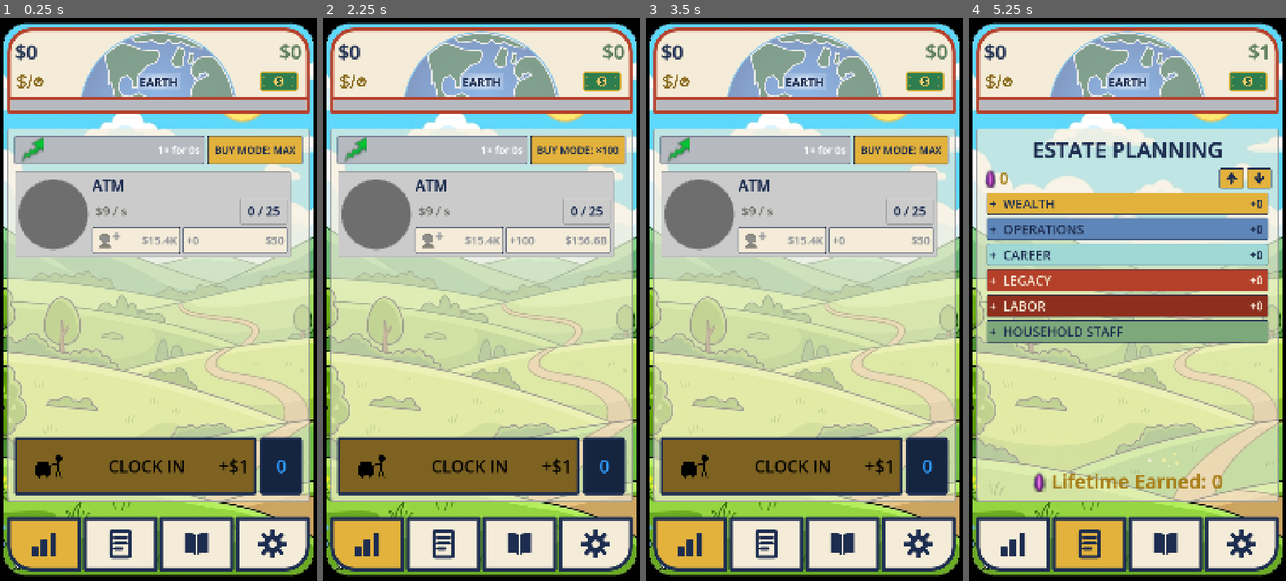
Above: before the commit, frames 1-4 (left to right).
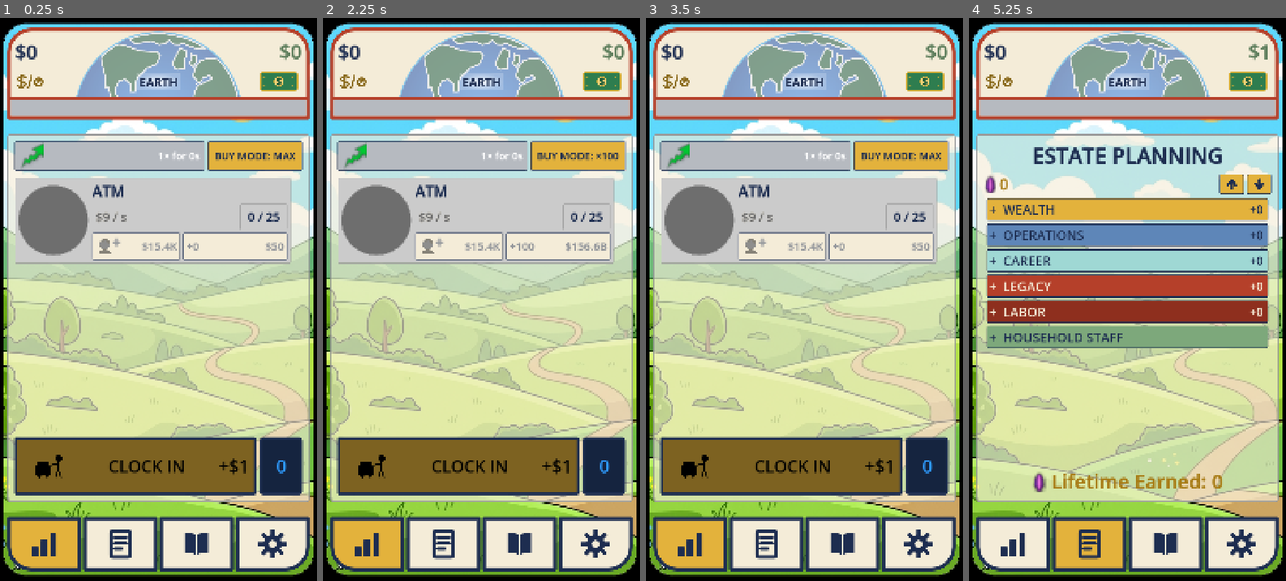
Above: after the commit, the same moments.

Repository: TimGoergen/american-tycoon
Game: Godot game, scene res://Main.tscn
The game is run twice, just before and just after one commit, with the same random seed, the same clock (stepped at 60 frames per second) and the same inputs.
Inputs (mouse positions are in pixels of both pictures, inside the frame that each line leads up to):
- Up to frame 1 (0.25 s): no input
- Up to frame 2 (2.25 s): click "BUY MODE: MAX" at 0.5 s; click "BUY MODE: ×1" at 1.25 s; click "BUY MODE: ×10" at 2 s
- Up to frame 3 (3.5 s): click "BUY MODE: ×100" at 2.75 s
- Up to frame 4 (5.25 s): click (1105, 468) at 3.5 s; click (1013, 541) at 4.27 s; click (1089, 541) at 5.02 s

The runs differ from the first frame. In frame 1, 12% of the frame differs, in the area x 2-98%, y 2-44%; in frame 2, 12%; in frame 3, 12%; in frame 4, 19%, in the area x 2-98%, y 2-59%.

Commit message:
Economy bar: 60% taller, blue theme with neon blue bubbles
ECONOMY_BAR_HEIGHT 34 -> 54 (panel min height derives from it). Fill
switches MONEY_GREEN -> CYCLE_BLUE with new UiPalette.NEON_BLUE
carbonation, setting the economy bar apart from the green property
cycle bars.

Co-Authored-By: Claude Fable 5 <noreply@anthropic.com>
Claude-Session: https://claude.ai/code/session_01V2mTLbKztKGNf3y2Xw5aUW

Diff:
--- a/game/scripts/ui/HeroStat.gd
+++ b/game/scripts/ui/HeroStat.gd
@@ -137,7 +137,7 @@
 var _economy_divider: ColorRect
 ## Height of the economy bar strip, and of the red divider above it (the divider matches
 ## the panel frame's 12px thickness so it reads as the same line).
-const ECONOMY_BAR_HEIGHT := 34  # 26 + 30% (Tim, 2026-07-06)
+const ECONOMY_BAR_HEIGHT := 54  # 26 + 30% -> 34, then +60% -> 54 (Tim, 2026-07-06)
 const ECONOMY_DIVIDER_HEIGHT := 12
 ## A soft white plate behind the civilization name — in FRONT of the planet watermark but BEHIND
 ## the name text — so the name stays legible over the busy globe (Tim, 2026-07-01). It's a RADIAL
@@ -256,9 +256,12 @@
 	_economy_bar.max_value = 1.0
 	_economy_bar.show_percentage = false
 	_economy_bar.mouse_filter = Control.MOUSE_FILTER_IGNORE
-	UiPalette.style_progress_bar(_economy_bar, UiPalette.MONEY_GREEN)
-	# Gold bubbles drifting through the fill — every progress bar carries them (Tim, 2026-07-03).
-	_economy_bar.add_child(GoldBubbles.new())
+	# Blue theme (Tim, 2026-07-06): CYCLE_BLUE fill with NEON_BLUE carbonation, setting
+	# the economy bar apart from the green property cycle bars below it.
+	UiPalette.style_progress_bar(_economy_bar, UiPalette.CYCLE_BLUE)
+	var bubbles := GoldBubbles.new()
+	bubbles.bubble_color = UiPalette.NEON_BLUE
+	_economy_bar.add_child(bubbles)
 	_content.add_child(_economy_bar)
 
 
--- a/game/scripts/ui/UiPalette.gd
+++ b/game/scripts/ui/UiPalette.gd
@@ -47,6 +47,9 @@
 ## as a steady, automated meter. Tuned to the same muted value as MONEY_GREEN so the two
 ## states sit in the same family. (Tim, 2026-06-23.)
 const CYCLE_BLUE := Color("#5E86B8")
+## Bright electric blue for the economy bar's carbonation — deliberately outside the
+## era palette so the bubbles glow against the CYCLE_BLUE fill (Tim, 2026-07-06).
+const NEON_BLUE := Color("#4DE8FF")
 
 # ---------------------------------------------------------------------------
 # Type scale — the single source of truth for UI font sizes (Tim's "chunkier UI"
